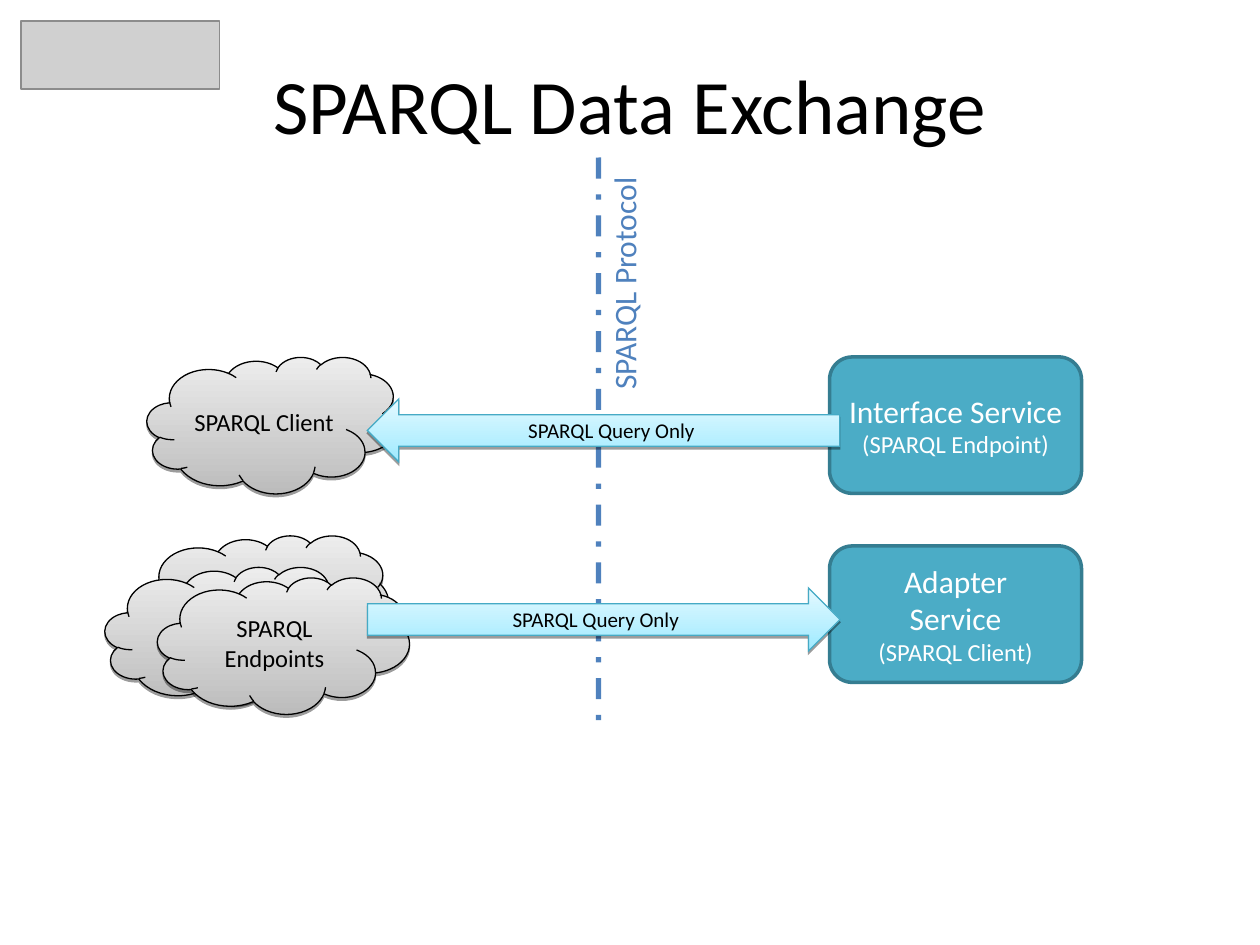
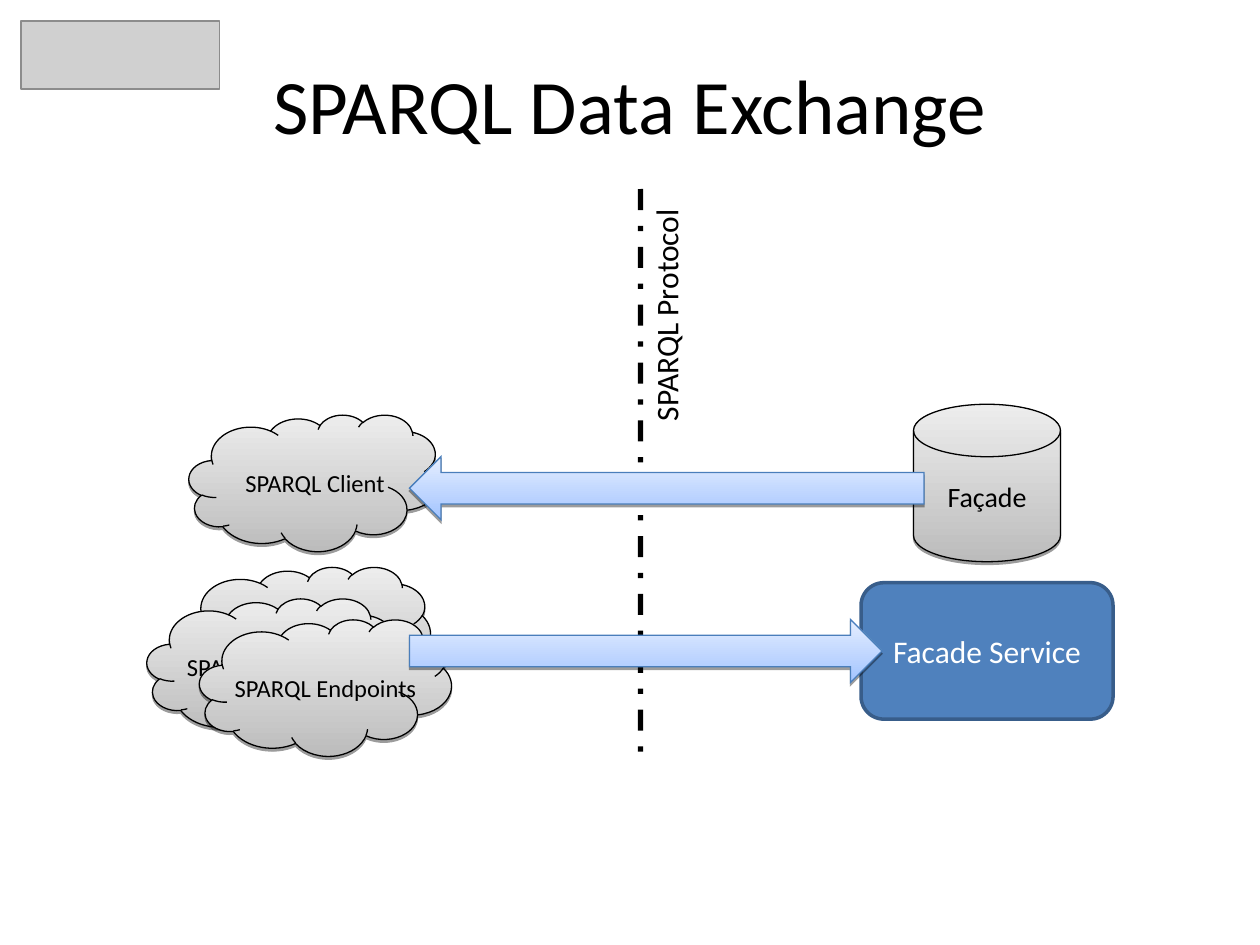
Before and after one commit to heyena/iring-tools, a slide deck: slide 13 of branches/2.0.x/Documentation/iRINGTools_SDK_Overview_v2.0.0.ppt (slide 7 before the commit). Drawn at 1260x945 pixels with LibreOffice and Linux fonts; fonts in the diff are those of the drawing; grey boxes stand for pictures; background and template pictures are left out. Boxes give left, top, right and bottom in pixels: in the first picture for what was removed or moved away, otherwise in the second. Text is boxed around its words. In the diff, an @@ line names an element or a change of style, - is before the commit and + after.

```diff
--- a/branches/2.0.x/Documentation/iRINGTools_SDK_Overview_v2.0.0.ppt
+++ b/branches/2.0.x/Documentation/iRINGTools_SDK_Overview_v2.0.0.ppt
@@ line moved from (598, 158) - (598, 724) to (640, 189) - (640, 756) @@
@@ line (640, 189) - (640, 756): stroke #4F81BD 3 pt dashed to #000000 3 pt dashed @@
@@ text "SPARQL Protocol": place and size @@
-text "SPARQL Protocol" at <box>606,188,644,387</box>
+text "SPARQL Protocol" at <box>648,219,686,418</box>
@@ text "SPARQL Protocol" at <box>648,219,686,418</box>: text colour #4F81BD to #000000 @@
@@ rounded rectangle removed at <box>829,357,1081,493</box> @@
-Interface Service
-(SPARQL Endpoint)
@@ freeform shape "SPARQL Client": place and size @@
-freeform shape "SPARQL Client" at <box>147,357,399,493</box>
+freeform shape "SPARQL Client" at <box>189,415,441,551</box>
@@ right arrow removed at <box>368,399,840,462</box> @@
-SPARQL Query Only
@@ cylinder added at <box>914,404,1061,562</box>, fill gradient #BCBCBC to #EDEDED, outline #000000 0.74 pt, 16 pt, text #000000 @@
+Façade
@@ right arrow added at <box>410,457,924,520</box>, fill gradient #A3C4FF to #E5EEFF, outline #4A7EBB 0.74 pt @@
@@ freeform shape "SPARQL Endpoint": place and size @@
-freeform shape "SPARQL Endpoint" at <box>105,567,357,703</box>
+freeform shape "SPARQL Endpoint" at <box>179,567,431,703</box>
@@ freeform shape "SPARQL Endpoint": place and size @@
-freeform shape "SPARQL Endpoint" at <box>136,536,388,672</box>
+freeform shape "SPARQL Endpoint" at <box>147,598,399,735</box>
@@ right arrow removed at <box>368,588,840,651</box> @@
-SPARQL Query Only
@@ rounded rectangle "Facade Service": place and size @@
-rounded rectangle "Facade Service" at <box>829,546,1081,682</box>
+rounded rectangle "Facade Service" at <box>861,582,1113,718</box>
@@ rounded rectangle "Facade Service" at <box>861,582,1113,718</box>: fill #4BACC6 to #4F81BD; outline #357D91 2.01 pt to #385D8A 2.01 pt @@
@@ freeform shape "SPARQL Endpoints": place and size @@
-freeform shape "SPARQL Endpoints" at <box>158,577,410,713</box>
+freeform shape "SPARQL Endpoints" at <box>199,620,451,756</box>
@@ right arrow added at <box>410,620,882,683</box>, fill gradient #A3C4FF to #E5EEFF, outline #4A7EBB 0.74 pt @@
@@ text in rounded rectangle at <box>893,641,1081,663</box>: text changed @@
-Adapter
-Service
-(SPARQL Client)
+Facade Service
```
Also in this commit, not shown: 7 other slides changed, 8 slides added, 5 slides removed, 1 other file.
